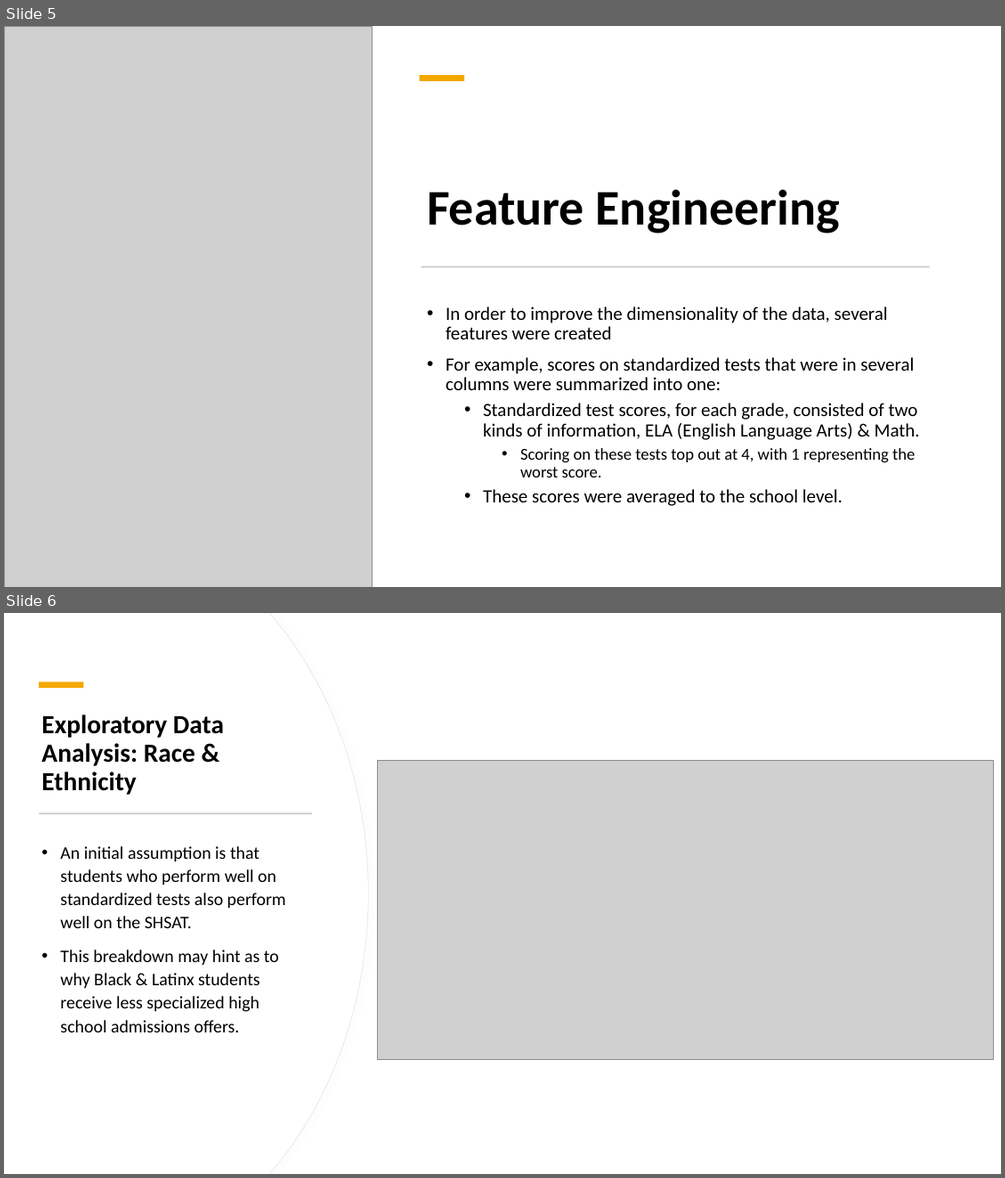
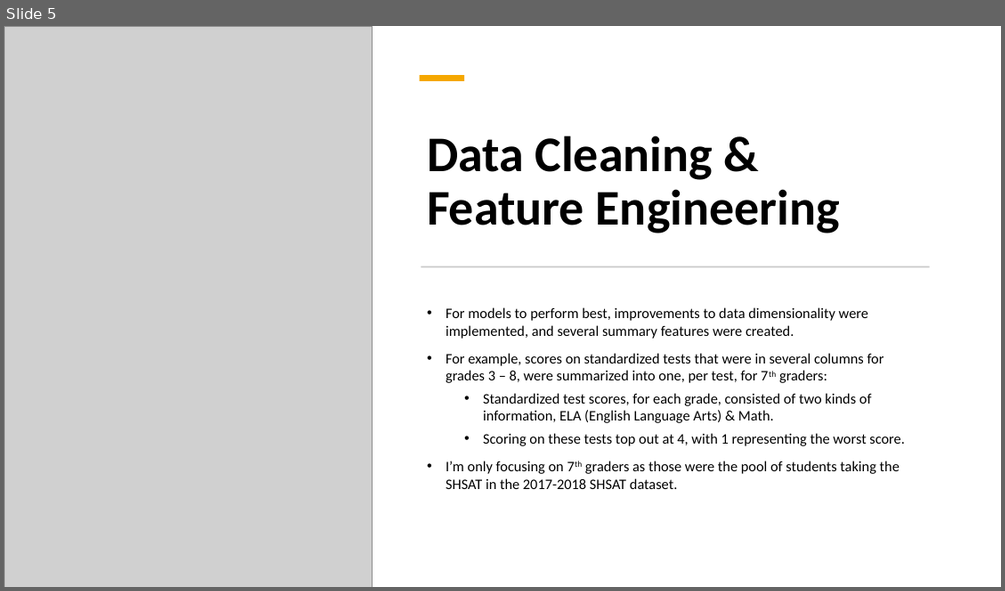
Before and after one commit to dj-m/CapstoneTwo, a slide deck: reports/submission/Capstone_Final_Presentation.pptx. Shown one above the other, each under a label of ours: slides 5 and 6 before the commit, slide 5 after it. The pictures are 1005x1178 and 1005x591 pixels, drawn with LibreOffice and Linux fonts; fonts in the diff are those of the drawing; grey boxes stand for pictures. Boxes give left, top, right and bottom in pixels: in the first picture for what was removed or moved away, otherwise in the second. Text is boxed around its words. In the diff, an @@ line names an element or a change of style, - is before the commit and + after.

```diff
--- a/reports/submission/Capstone_Final_Presentation.pptx
+++ b/reports/submission/Capstone_Final_Presentation.pptx
@@ slide 6 removed at bbox=[4, 613, 1001, 1174], background #FFFFFF; not listed: 2 template elements that a slide beside it also shows @@
@@ rectangle removed at bbox=[4, 613, 1001, 1174] @@
@@ freeform shape removed at bbox=[4, 613, 368, 1174] @@
@@ freeform shape removed at bbox=[4, 613, 367, 1174] @@
@@ rectangle removed at bbox=[39, 682, 83, 688] @@
@@ title removed at bbox=[41, 714, 224, 795] @@
-Exploratory Data Analysis: Race & Ethnicity
@@ picture removed at bbox=[377, 761, 994, 1060] @@
@@ rectangle removed at bbox=[39, 812, 312, 814] @@
@@ text removed at bbox=[60, 846, 286, 1032] @@
-• An initial assumption is that students who perform well on standardized tests also perform well on the SHSAT.
-• This breakdown may hint as to why Black & Latinx students receive less specialized high school admissions offers.
@@ slide 5 changed as well @@
@@ title at bbox=[427, 135, 840, 233]: text changed @@
-Feature Engineering
+Data Cleaning & Feature Engineering
@@ text at bbox=[445, 307, 884, 383]: text changed; size 18 to 14 pt @@
-• In order to improve the dimensionality of the data, several features were created
-• For example, scores on standardized tests that were in several columns were summarized into one:
+• For models to perform best, improvements to data dimensionality were implemented, and several summary features were created.
+• For example, scores on standardized tests that were in several columns for grades 3 – 8, were summarized into one, per test, for 7th graders:
@@ text at bbox=[483, 393, 905, 446]: size 18 to 14 pt in "Standardized test scores, for each grade, consisted ..."; size 16 to 14 pt in "Scoring on these tests top out at ..."; line spacing 0.9 to 1; list level 3 to 2 in "Scoring on these tests top ..." @@
@@ text at bbox=[445, 460, 899, 489]: text changed; size 18 to 14 pt @@
-  • These scores were averaged to the school level.
+• I’m only focusing on 7th graders as those were the pool of students taking the SHSAT in the 2017-2018 SHSAT dataset.
```
Also in this commit, not shown: 15 other slides changed, 5 slides added.
